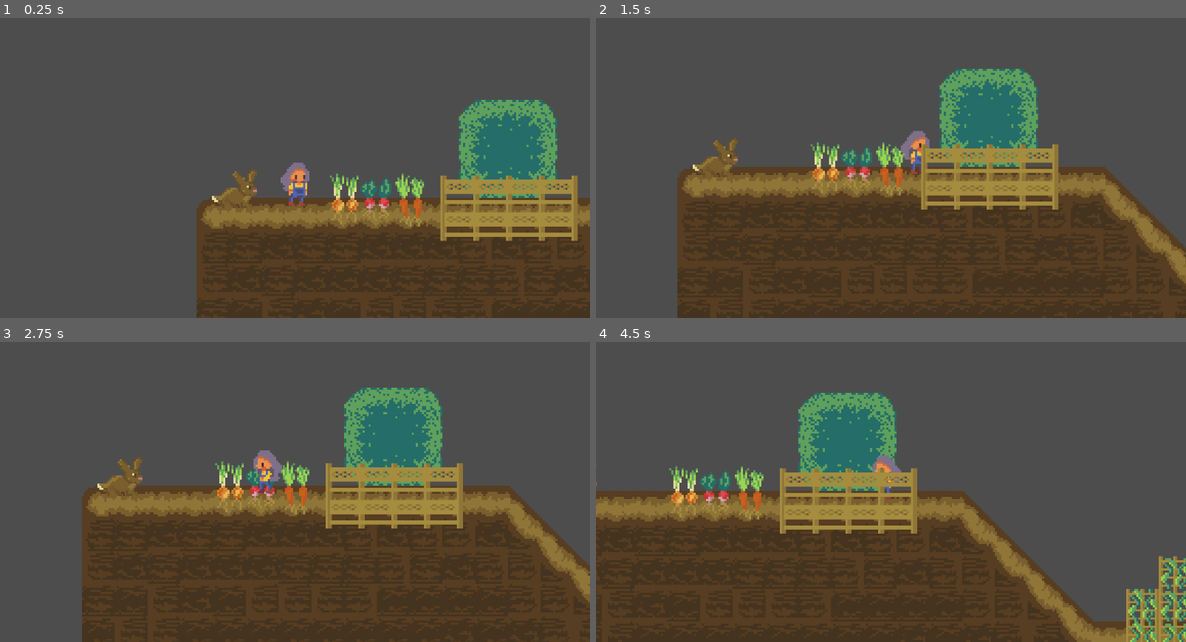
Above: before the commit, frames 1-4 (two rows, left to right).
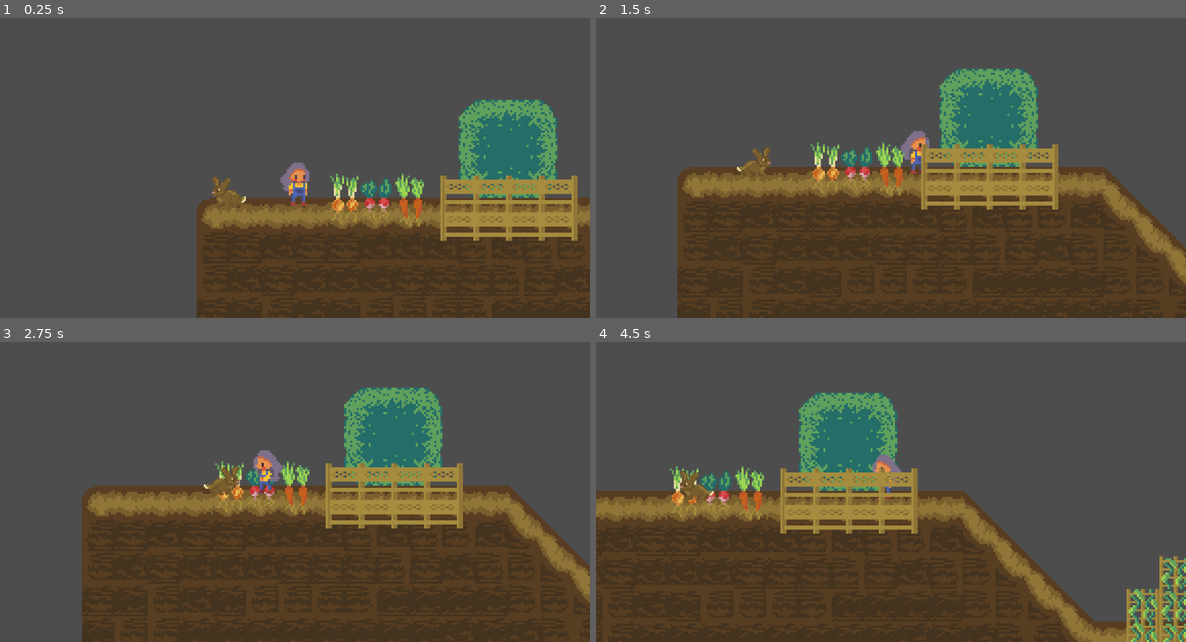
Above: after the commit, the same moments.

Repository: BrandonManuel/garden-game
Game: Godot game, scene res://Assets/Scenes/garden.tscn
Same seed, same stepped clock (60 frames per second), same inputs: the game is played once before the commit and once after it.
Inputs:
- Up to frame 1 (0.25 s): no input
- Up to frame 2 (1.5 s): hold Shift (run) 0.53-1.28 s; hold Right (walk_right) from 0.53 s (still down); tap Space (jump) at 0.77 s; tap Shift (run) at 1.35 s
- Up to frame 3 (2.75 s): tap Space (jump) at 1.52 s; release Right (walk_right) at 2.03 s; hold Left (walk_left) from 2.03 s (still down); hold Shift (run) from 2.03 s (still down)
- Up to frame 4 (4.5 s): release Left (walk_left) at 2.78 s; release Shift (run) at 2.78 s; hold Right (walk_right) 2.78-4.28 s; tap Shift (run) at 2.85, 4.35 s; tap Space (jump) at 3.02, 3.77 s; hold Shift (run) 3.53-4.28 s; hold Left (walk_left) from 4.28 s (still down)

The runs differ from the first frame. In frame 1, 0.5% of the frame differs, in the area x 35-53%, y 50-63%; in frame 2, 0.7%; in frame 3, 0.7%; in frame 4, 1.7%, in the area x 0-100%, y 16-100%.

Commit message:
Updated bunny movement to not fall off ledges

Diff:
--- /dev/null
+++ b/Assets/Scenes/bunny.tscn
@@ -0,0 +1,62 @@
+[gd_scene format=3 uid="uid://qk5mmlx4jtbp"]
+
+[ext_resource type="Texture2D" uid="uid://cihgl264jb63b" path="res://Assets/Sprites/Bunny.png" id="1_33rfx"]
+[ext_resource type="Script" uid="uid://c2dpco2ifv4fy" path="res://Assets/Scripts/bunny.gd" id="2_urcow"]
+
+[sub_resource type="AtlasTexture" id="AtlasTexture_bvpys"]
+atlas = ExtResource("1_33rfx")
+region = Rect2(0, 0, 23, 20)
+
+[sub_resource type="AtlasTexture" id="AtlasTexture_281sc"]
+atlas = ExtResource("1_33rfx")
+region = Rect2(0, 0, 23, 20)
+
+[sub_resource type="AtlasTexture" id="AtlasTexture_i2s24"]
+atlas = ExtResource("1_33rfx")
+region = Rect2(23, 0, 23, 20)
+
+[sub_resource type="AtlasTexture" id="AtlasTexture_c5ce1"]
+atlas = ExtResource("1_33rfx")
+region = Rect2(46, 0, 23, 20)
+
+[sub_resource type="SpriteFrames" id="SpriteFrames_m5m1r"]
+animations = [{
+"frames": [{
+"duration": 1.0,
+"texture": SubResource("AtlasTexture_bvpys")
+}],
+"loop": true,
+"name": &"idle",
+"speed": 5.0
+}, {
+"frames": [{
+"duration": 1.0,
+"texture": SubResource("AtlasTexture_281sc")
+}, {
+"duration": 1.0,
+"texture": SubResource("AtlasTexture_i2s24")
+}, {
+"duration": 1.0,
+"texture": SubResource("AtlasTexture_c5ce1")
+}],
+"loop": true,
+"name": &"walk",
+"speed": 8.0
+}]
+
+[node name="Bunny" type="AnimatedSprite2D" unique_id=1293085006]
+texture_filter = 1
+scale = Vector2(0.75, 0.75)
+sprite_frames = SubResource("SpriteFrames_m5m1r")
+animation = &"walk"
+script = ExtResource("2_urcow")
+
+[node name="LeftDetector" type="RayCast2D" parent="." unique_id=1789956694]
+position = Vector2(-15, 0)
+target_position = Vector2(0, 15)
+collision_mask = 2
+
+[node name="RightDetector" type="RayCast2D" parent="." unique_id=1598943246]
+position = Vector2(15, 0)
+target_position = Vector2(0, 15)
+collision_mask = 2
--- a/Assets/Scenes/chicken.tscn
+++ b/Assets/Scenes/chicken.tscn
@@ -133,6 +133,7 @@
 }]
 
 [node name="Chicken" type="AnimatedSprite2D" unique_id=1936475183]
+scale = Vector2(0.75, 0.75)
 sprite_frames = SubResource("SpriteFrames_exuec")
 animation = &"idle"
 frame_progress = 0.39478958
--- a/Assets/Scenes/garden.tscn
+++ b/Assets/Scenes/garden.tscn
@@ -4,9 +4,9 @@
 [ext_resource type="Texture2D" uid="uid://pgg836n3mxa" path="res://Assets/Sprites/Garden tileset.png" id="2_ssxcs"]
 [ext_resource type="Texture2D" uid="uid://ctape4tb0os20" path="res://Assets/Sprites/Garden background tileset.png" id="3_bvpys"]
 [ext_resource type="Script" uid="uid://bou71w28h816f" path="res://Assets/Scripts/player.gd" id="4_bvpys"]
-[ext_resource type="Texture2D" uid="uid://cihgl264jb63b" path="res://Assets/Sprites/Bunny.png" id="4_ssxcs"]
 [ext_resource type="Texture2D" uid="uid://b2fqexhf50ps8" path="res://Assets/Sprites/Character with some animations.png" id="5_i2s24"]
 [ext_resource type="PackedScene" uid="uid://e8gekhvgbuii" path="res://Assets/Scenes/chicken.tscn" id="6_281sc"]
+[ext_resource type="PackedScene" uid="uid://qk5mmlx4jtbp" path="res://Assets/Scenes/bunny.tscn" id="7_i2s24"]
 
 [sub_resource type="TileSetAtlasSource" id="TileSetAtlasSource_281sc"]
 texture = ExtResource("1_birjt")
@@ -423,47 +423,6 @@
 "speed": 8.0
 }]
 
-[sub_resource type="AtlasTexture" id="AtlasTexture_bvpys"]
-atlas = ExtResource("4_ssxcs")
-region = Rect2(0, 0, 23, 20)
-
-[sub_resource type="AtlasTexture" id="AtlasTexture_281sc"]
-atlas = ExtResource("4_ssxcs")
-region = Rect2(0, 0, 23, 20)
-
-[sub_resource type="AtlasTexture" id="AtlasTexture_i2s24"]
-atlas = ExtResource("4_ssxcs")
-region = Rect2(23, 0, 23, 20)
-
-[sub_resource type="AtlasTexture" id="AtlasTexture_c5ce1"]
-atlas = ExtResource("4_ssxcs")
-region = Rect2(46, 0, 23, 20)
-
-[sub_resource type="SpriteFrames" id="SpriteFrames_m5m1r"]
-animations = [{
-"frames": [{
-"duration": 1.0,
-"texture": SubResource("AtlasTexture_bvpys")
-}],
-"loop": true,
-"name": &"idle",
-"speed": 5.0
-}, {
-"frames": [{
-"duration": 1.0,
-"texture": SubResource("AtlasTexture_281sc")
-}, {
-"duration": 1.0,
-"texture": SubResource("AtlasTexture_i2s24")
-}, {
-"duration": 1.0,
-"texture": SubResource("AtlasTexture_c5ce1")
-}],
-"loop": true,
-"name": &"walk",
-"speed": 8.0
-}]
-
 [node name="Garden" type="Node2D" unique_id=563138073]
 
 [node name="GardenLayer" type="TileMapLayer" parent="." unique_id=1488167815]
@@ -476,6 +435,9 @@
 
 [node name="Player" type="CharacterBody2D" parent="." unique_id=1409757336]
 collision_mask = 2
+floor_constant_speed = true
+floor_max_angle = 0.87266463
+floor_snap_length = 32.0
 script = ExtResource("4_bvpys")
 
 [node name="CollisionShape2D" type="CollisionShape2D" parent="Player" unique_id=1968860082]
@@ -494,17 +456,13 @@
 [node name="Chickens" type="Node" parent="." unique_id=1379510337]
 
 [node name="Chicken" parent="Chickens" unique_id=1936475183 instance=ExtResource("6_281sc")]
-position = Vector2(352, 91)
+position = Vector2(352, 94)
 
 [node name="Chicken2" parent="Chickens" unique_id=44186813 instance=ExtResource("6_281sc")]
-position = Vector2(378, 91)
-scale = Vector2(-1, 1)
+position = Vector2(378, 94)
+scale = Vector2(-0.75, 0.75)
 
 [node name="Bunnies" type="Node" parent="." unique_id=538911774]
 
-[node name="Bunny" type="AnimatedSprite2D" parent="Bunnies" unique_id=1312867931]
-texture_filter = 1
-position = Vector2(-30, 27)
-sprite_frames = SubResource("SpriteFrames_m5m1r")
-animation = &"walk"
-frame_progress = 0.5650626
+[node name="Bunny" parent="Bunnies" unique_id=1293085006 instance=ExtResource("7_i2s24")]
+position = Vector2(-26, 29)
--- /dev/null
+++ b/Assets/Scripts/bunny.gd
@@ -0,0 +1,46 @@
+extends AnimatedSprite2D
+
+@onready var left_detector: RayCast2D = $LeftDetector
+@onready var right_detector: RayCast2D = $RightDetector
+
+const SPEED = 25.0
+const MIN_SECONDS: int = 3
+const MAX_SECONDS: int = 5
+
+enum Direction {LEFT = -1, RIGHT = 1}
+
+var current_direction: Direction = Direction.RIGHT
+var is_walking: bool = false
+
+# Called when the node enters the scene tree for the first time.
+func _ready() -> void:
+	self.play('walk')
+
+# Called every frame. 'delta' is the elapsed time since the previous frame.
+func _process(delta: float) -> void:
+	position.x += current_direction * SPEED * delta
+	if ((current_direction == Direction.LEFT and not left_detector.is_colliding()) or
+		(current_direction == Direction.RIGHT and not right_detector.is_colliding())):
+		turn_around()
+		position.x += current_direction * SPEED * delta
+	if not is_walking:
+		start_roam_timer()
+
+func start_roam_timer() -> void:
+	is_walking = true
+	var random_float = randf_range(MIN_SECONDS, MAX_SECONDS)
+	await get_tree().create_timer(random_float).timeout
+
+	# 50% chance to turn around randomly
+	if randi_range(0, 1) == 0:
+		turn_around()
+
+	is_walking = false
+
+func turn_around() -> void:
+	if current_direction == Direction.LEFT:
+		current_direction = Direction.RIGHT
+		flip_h = false
+	else:
+		current_direction = Direction.LEFT
+		flip_h = true
--- a/project.godot
+++ b/project.godot
@@ -24,11 +24,13 @@
 walk_left={
 "deadzone": 0.2,
 "events": [Object(InputEventKey,"resource_local_to_scene":false,"resource_name":"","device":-1,"window_id":0,"alt_press …(195 unchanged characters)…
+, Object(InputEventKey,"resource_local_to_scene":false,"resource_name":"","device":-1,"window_id":0,"alt_pressed":false,"shift_pressed":false,"ctrl_pressed":false,"meta_pressed":false,"pressed":false,"keycode":0,"physical_keycode":65,"key_label":0,"unicode":97,"location":0,"echo":false,"script":null)
 ]
 }
 walk_right={
 "deadzone": 0.2,
 "events": [Object(InputEventKey,"resource_local_to_scene":false,"resource_name":"","device":-1,"window_id":0,"alt_press …(195 unchanged characters)…
+, Object(InputEventKey,"resource_local_to_scene":false,"resource_name":"","device":-1,"window_id":0,"alt_pressed":false,"shift_pressed":false,"ctrl_pressed":false,"meta_pressed":false,"pressed":false,"keycode":0,"physical_keycode":68,"key_label":0,"unicode":100,"location":0,"echo":false,"script":null)
 ]
 }
 run={
Not shown, added: Assets/Scripts/bunny.gd.uid
Binary file changed: Assets/Sprites/Character with some animations.aseprite
Binary file changed: Assets/Sprites/Character with some animations.png
